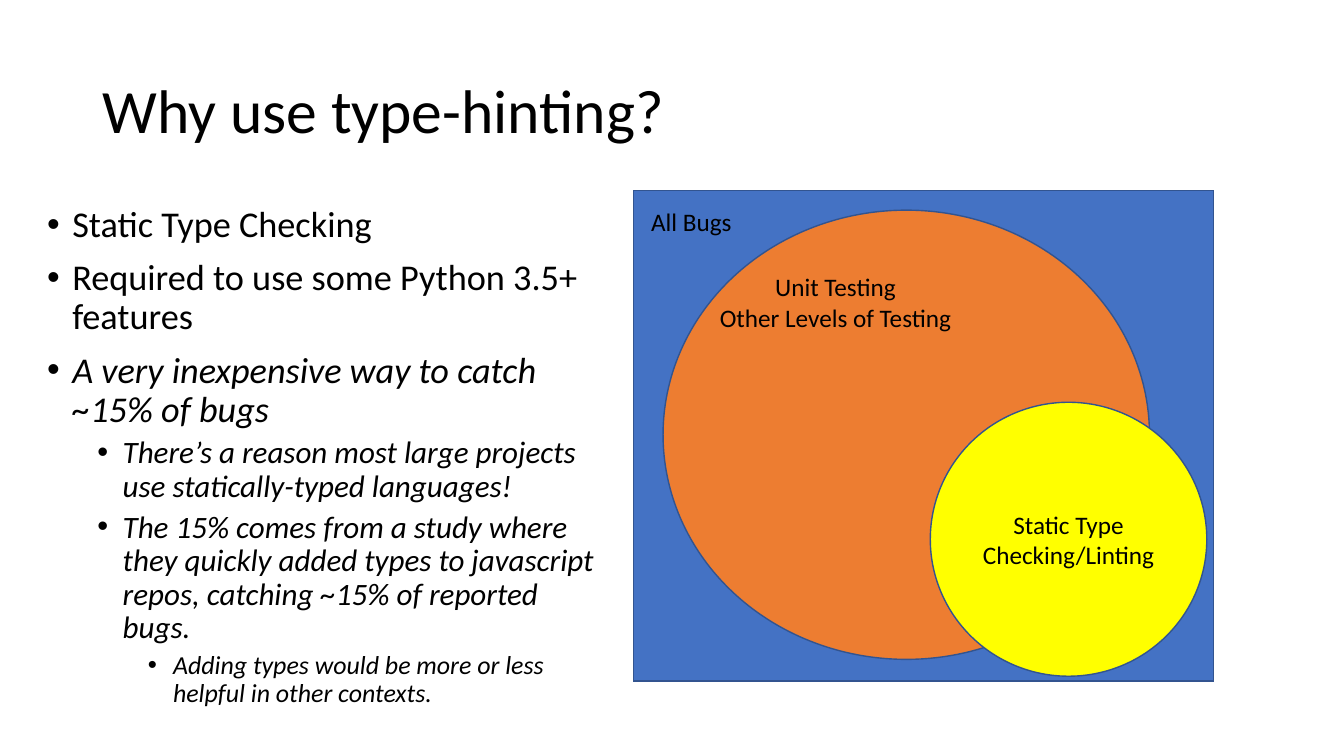
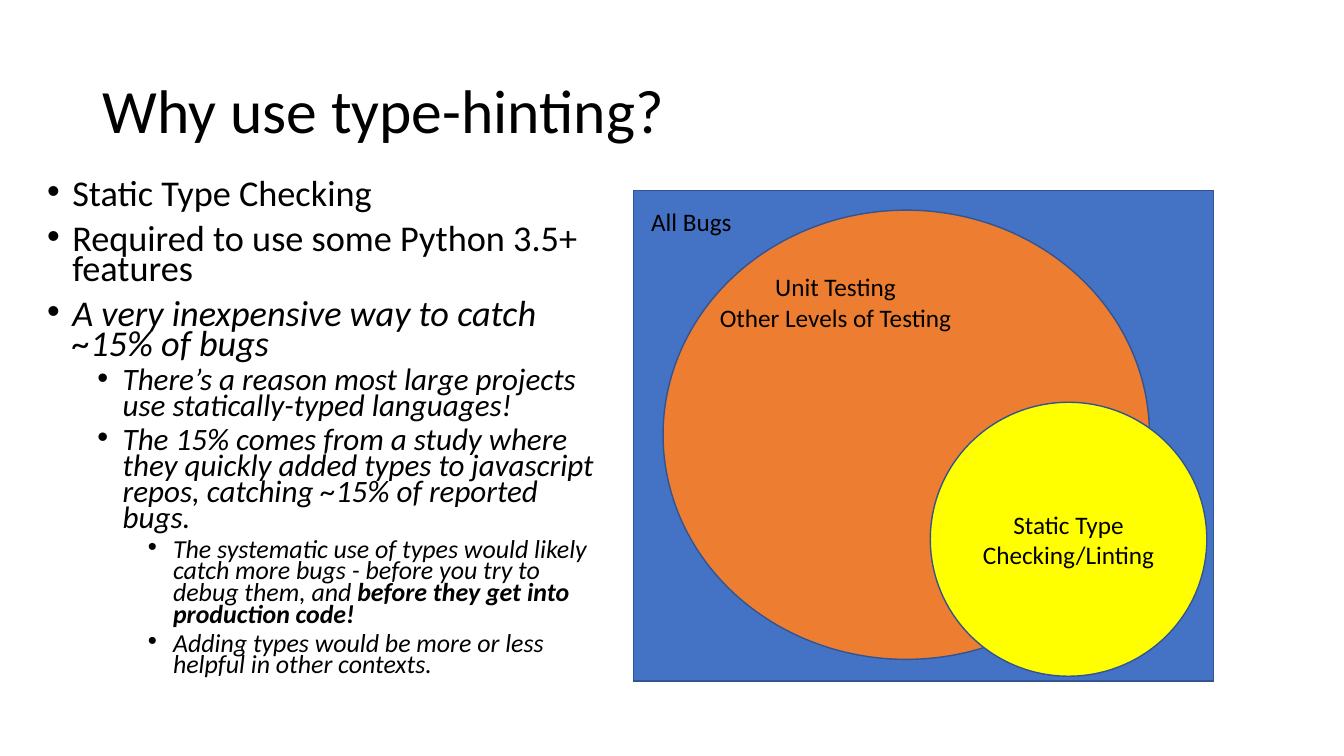
Before and after one commit to wbkdef/hettinger_mypy_linting_presentation, a slide deck: slide 5 of 2019-02-20_hettinger_mypy_and_type_hinting.pptx. Drawn at 1344x756 pixels with LibreOffice and Linux fonts; fonts in the diff are those of the drawing. Boxes give left, top, right and bottom in pixels: in the first picture for what was removed or moved away, otherwise in the second. Text is boxed around its words. In the diff, an @@ line names an element or a change of style, - is before the commit and + after.

```diff
--- a/2019-02-20_hettinger_mypy_and_type_hinting.pptx
+++ b/2019-02-20_hettinger_mypy_and_type_hinting.pptx
@@ text "Static Type Checking": place and size @@
-text "Static Type Checking" at [72, 211, 593, 707]
+text "Static Type Checking" at [72, 180, 593, 678]
@@ text at [72, 180, 593, 678]: line spacing 0.9 to 0.7 @@
@@ text at [173, 540, 587, 627]: paragraph added @@
+    • The systematic use of types would likely catch more bugs - before you try to debug them, and before they get into production code!
```
Also in this commit, not shown: 1 other slide changed, 2 other files.
